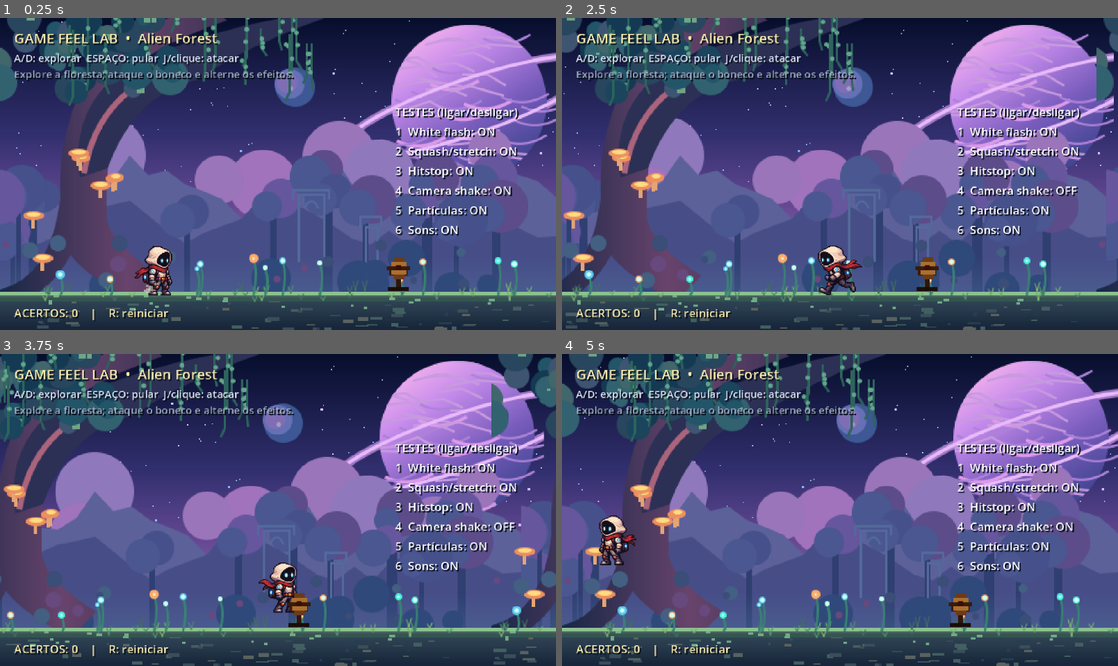
Above: before the commit, frames 1-4 (two rows, left to right).
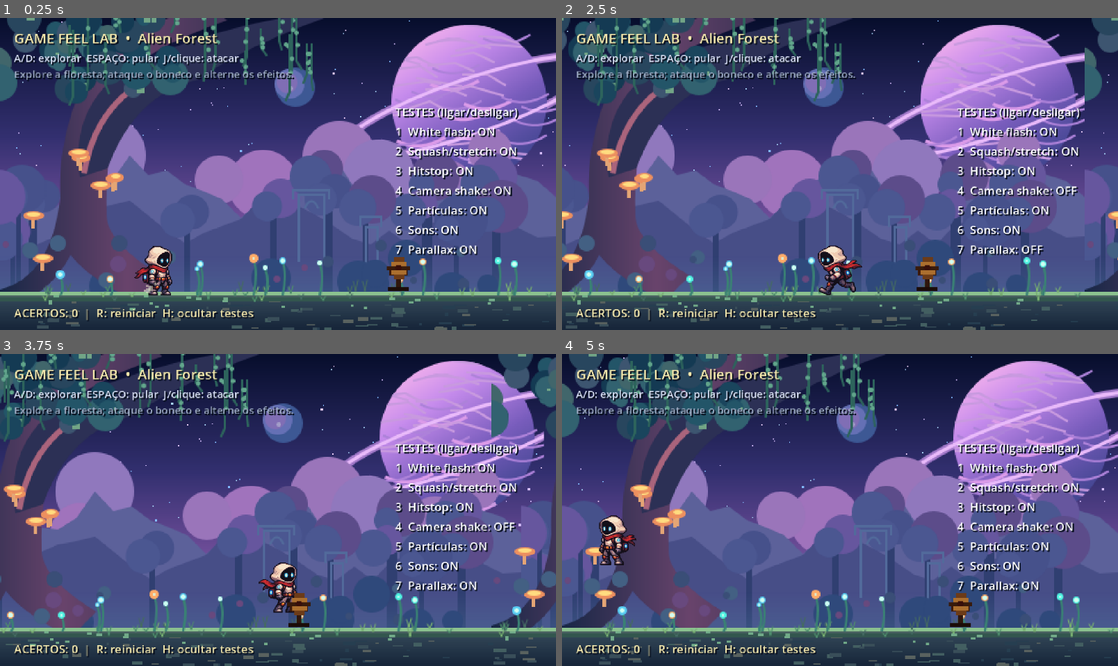
Above: after the commit, the same moments.

Repository: NathanMarts/game_feel_lab
Game: Godot game, scene res://main.tscn
Same seed, same stepped clock (60 frames per second), same inputs: the game is played once before the commit and once after it.
Inputs (mouse positions are in pixels of both pictures, inside the frame that each line leads up to):
- Up to frame 1 (0.25 s): no input
- Up to frame 2 (2.5 s): tap Enter at 0.5 s; move the mouse to (962, 158) at 0.52 s; hold D (move_right) 0.53-2.03 s; tap 4 at 0.6 s; click (962, 158) at 0.67 s; tap Space (jump) at 0.77, 1.52 s; tap 5 at 0.8, 1.35 s; move the mouse to (728, 189) at 1.27 s; tap 6 at 1.55, 2.1 s; move the mouse to (895, 105) at 2.02 s; hold A (move_left) from 2.03 s (still down); tap 7 at 2.3 s
- Up to frame 3 (3.75 s): move the mouse to (250, 572) at 2.77 s; release A (move_left) at 2.78 s; hold D (move_right) from 2.78 s (still down); tap 7 at 2.85 s; click (250, 572) at 2.92 s; tap Space (jump) at 3.02 s; tap H at 3.05, 3.6 s; move the mouse to (444, 556) at 3.52 s
- Up to frame 4 (5 s): tap Space (jump) at 3.77, 4.52 s; tap R at 3.8, 4.35 s; move the mouse to (673, 463) at 4.27 s; release D (move_right) at 4.28 s; hold A (move_left) from 4.28 s (still down); tap 4 at 4.55 s

The runs differ from the first frame. In frame 1, 0.8% of the frame differs, in the area x 15-86%, y 72-98%; in frame 2, 27%, in the area x 0-100%, y 0-98%; in frame 3, 0.8%; in frame 4, 0.8%.

Commit message:
feat: parallax on/off comparison toggle with key 7

Diff:
--- a/main.gd
+++ b/main.gd
@@ -18,6 +18,7 @@
 	"shake": true,
 	"particles": true,
 	"sfx": true,
+	"parallax": true,
 }
 var player: CharacterBody2D
 var player_visual: Node2D
@@ -40,6 +41,8 @@
 var hitstop_running := false
 var time_since_start := 0.0
 var audio_nodes := {}
+var parallax_layers: Array[Parallax2D] = []
+var parallax_speeds: Array[float] = []
 var idle_frames: Array[Texture2D] = []
 var walk_frames: Array[Texture2D] = []
 var animation_clock: float = 0.0
@@ -112,6 +115,8 @@
 		sprite.texture_filter = CanvasItem.TEXTURE_FILTER_NEAREST
 		layer.add_child(sprite)
 		add_child(layer)
+		parallax_layers.append(layer)
+		parallax_speeds.append(speed)
 
 func build_characters() -> void:
 	player = CharacterBody2D.new()
@@ -224,10 +229,10 @@
 
 func update_hud() -> void:
 	var lines := ["TESTES (ligar/desligar)"]
-	for row in [["1", "flash", "White flash"], ["2", "squash", "Squash/stretch"], ["3", "hitstop", "Hitstop"], ["4", "shake", "Camera shake"], ["5", "particles", "Partículas"], ["6", "sfx", "Sons"]]:
+	for row in [["1", "flash", "White flash"], ["2", "squash", "Squash/stretch"], ["3", "hitstop", "Hitstop"], ["4", "shake", "Camera shake"], ["5", "particles", "Partículas"], ["6", "sfx", "Sons"], ["7", "parallax", "Parallax"]]:
 		lines.append("%s  %s: %s" % [row[0], row[2], "ON" if effects[row[1]] else "OFF"])
 	effects_label.text = "\n".join(lines)
-	counter_label.text = "ACERTOS: %d    |    R: reiniciar" % hit_count
+	counter_label.text = "ACERTOS: %d  |  R: reiniciar  H: ocultar testes" % hit_count
 
 func _unhandled_key_input(event: InputEvent) -> void:
 	if not (event is InputEventKey):
@@ -237,14 +242,20 @@
 		return
 	var keys := {
 		KEY_1: "flash", KEY_2: "squash", KEY_3: "hitstop",
-		KEY_4: "shake", KEY_5: "particles", KEY_6: "sfx",
+		KEY_4: "shake", KEY_5: "particles", KEY_6: "sfx", KEY_7: "parallax",
 	}
 	if keys.has(key_event.physical_keycode):
 		var effect: String = keys[key_event.physical_keycode]
 		effects[effect] = not effects[effect]
+		if effect == "parallax":
+			for i in range(parallax_layers.size()):
+				var speed: float = parallax_speeds[i] if effects["parallax"] else 1.0
+				parallax_layers[i].scroll_scale.x = speed
 		if effect == "flash" and not effects[effect]:
 			dummy_sprite.material.set_shader_parameter("flash_strength", 0.0)
 		update_hud()
+	elif key_event.physical_keycode == KEY_H:
+		effects_label.visible = not effects_label.visible
 	elif key_event.physical_keycode == KEY_R:
 		Engine.time_scale = 1.0
 		player.position = Vector2(132, 220)
